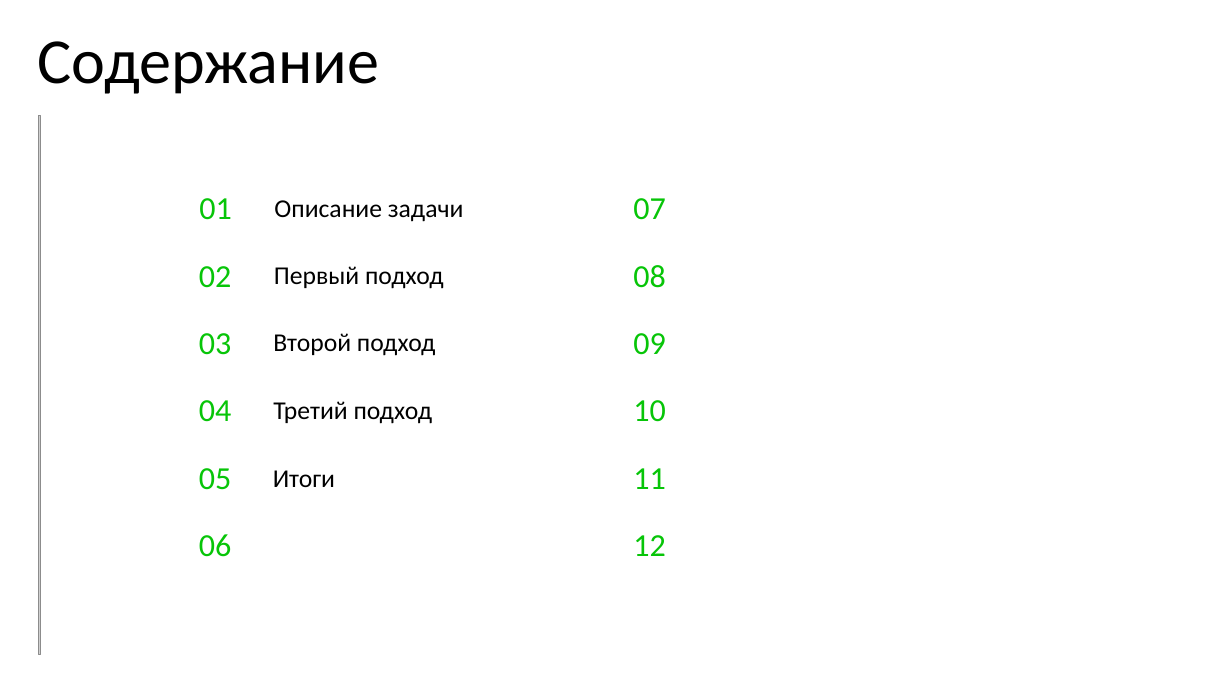
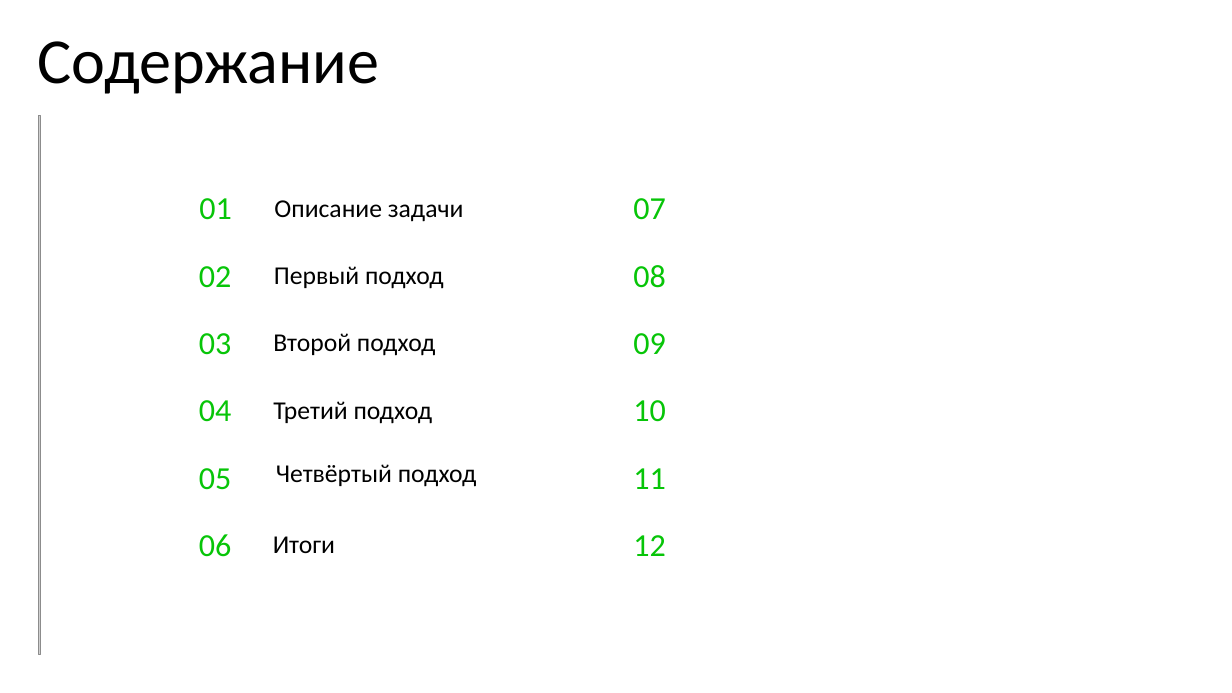
Before and after one commit to ishfb/zcc23, a slide deck: slide 5 of slides.pptx. Drawn at 1232x693 pixels with LibreOffice and Linux fonts; fonts in the diff are those of the drawing; grey boxes stand for pictures; background and template pictures are left out. Boxes give left, top, right and bottom in pixels: in the first picture for what was removed or moved away, otherwise in the second. Text is boxed around its words. In the diff, an @@ line names an element or a change of style, - is before the commit and + after.

```diff
--- a/slides.pptx
+++ b/slides.pptx
@@ text added at [276, 464, 477, 487], 30 pt, text #000000 @@
+Четвёртый подход
@@ text "Итоги": place and size @@
-text "Итоги" at [273, 470, 335, 487]
+text "Итоги" at [273, 536, 335, 553]
```
Also in this commit, not shown: 1 other slide changed, 3 slides added.
